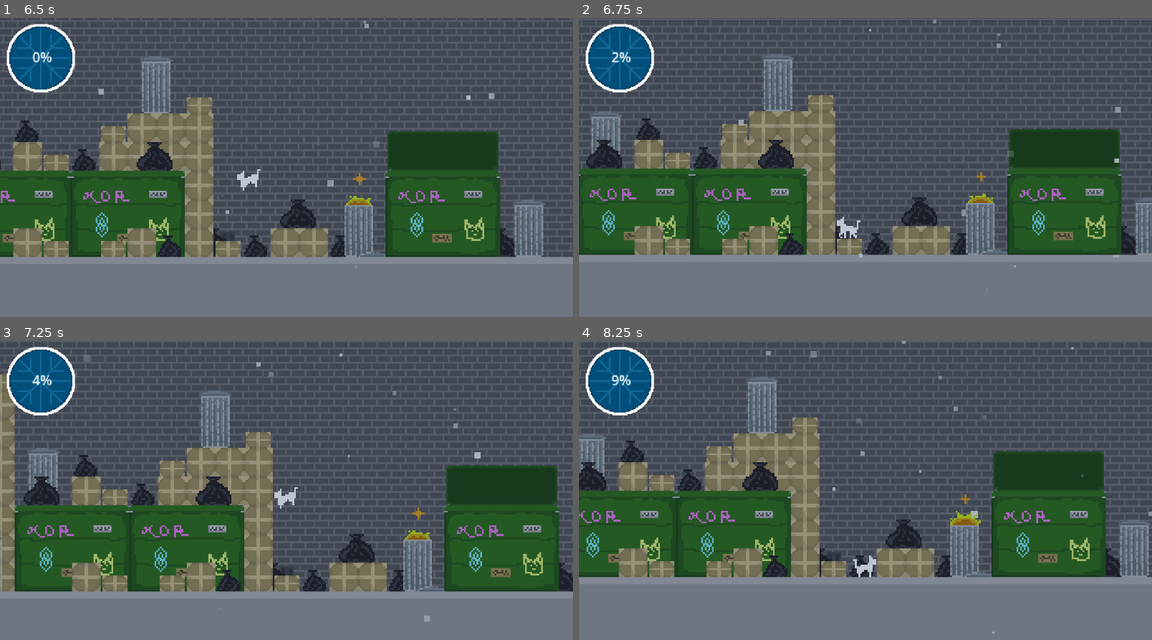
Above: before the commit, frames 1-4 (two rows, left to right).
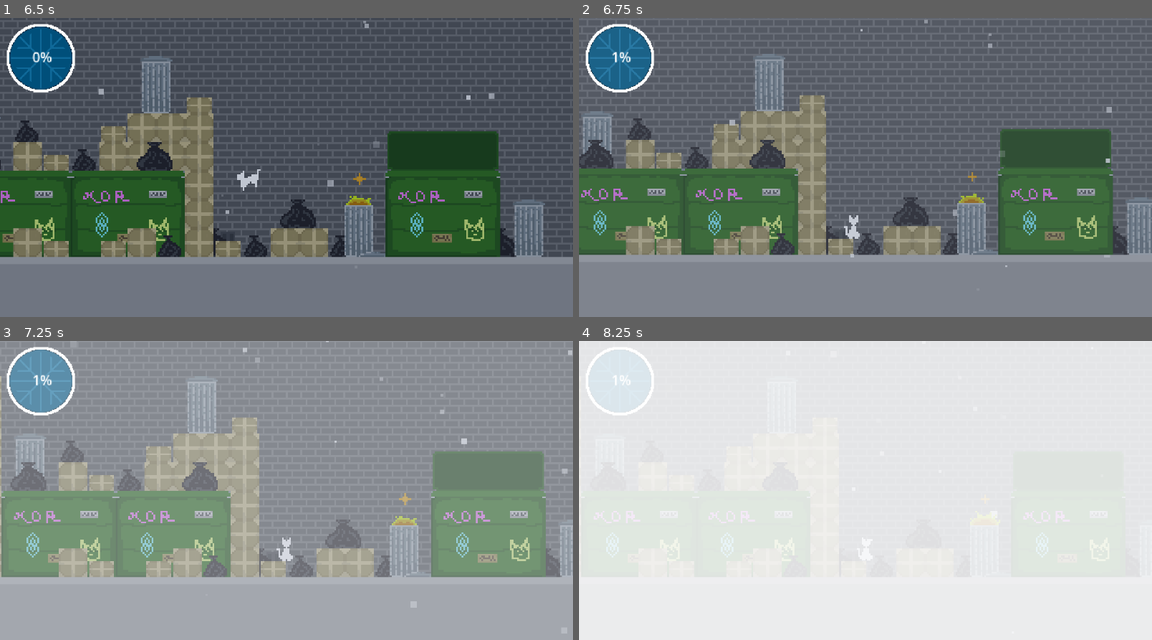
Above: after the commit, the same moments.

Repository: abby-hulka/cheesy-fish
Game: Godot game, scene res://scenes/game.tscn
Same seed, same stepped clock (60 frames per second), same inputs: the game is played once before the commit and once after it.
Inputs:
- Up to frame 1 (6.5 s): hold Right (move_right) 0.53-2.03 s; tap Space (jump) at 0.77, 1.52, 3.02, 3.77, 4.52, 6.02 s; hold Left (move_left) 2.03-2.78 s; hold Right (move_right) 2.78-4.28 s; tap R (reset) at 4.15 s; hold Left (move_left) 4.28-5.03 s; hold Right (move_right) 5.03-5.78 s; hold Left (move_left) from 5.78 s (still down)
- Up to frame 2 (6.75 s): keep holding Left (move_left)
- Up to frame 3 (7.25 s): keep holding Left (move_left); tap Space (jump) at 6.77 s
- Up to frame 4 (8.25 s): release Left (move_left) at 7.28 s; hold Right (move_right) from 7.28 s (still down); tap Space (jump) at 7.52 s

Frame 1 is identical in both runs. In frame 2, 24% of the frame differs, in the area x 0-100%, y 0-92%; in frame 3, 98%; in frame 4, 100%, in the area x 0-100%, y 0-100%.

Commit message:
Added wining cut scene

Diff:
--- /dev/null
+++ b/goal.gd
@@ -0,0 +1,23 @@
+extends Area2D
+
+@onready var white_screen = $CanvasLayer/ColorRect
+@onready var win_label = $CanvasLayer/ColorRect/Label
+
+# Called when the node enters the scene tree for the first time.
+func _ready() -> void:
+	# Hide the white screen and reset the text at the very start of the level
+	white_screen.modulate.a = 0.0
+	win_label.visible_ratio = 0.0
+
+func _on_body_entered(body: Node2D) -> void:
+	if "is_dead" in body:
+		body.is_dead = true
+		body.velocity = Vector2.ZERO
+		#body.set_physics_process(false)
+		body.set_process_input(false)
+		body.animated_sprite.play("idle")
+
+		var tween = create_tween() #tween animator
+
+		tween.tween_property(white_screen, "modulate:a", 1.0, 2.0)
+		tween.tween_property(win_label, "visible_ratio", 1.0, 2.0)
--- a/scenes/coin.tscn
+++ b/scenes/coin.tscn
@@ -1,8 +1,7 @@
-[gd_scene load_steps=21 format=3 uid="uid://db2y5eld64uur"]
+[gd_scene load_steps=20 format=3 uid="uid://db2y5eld64uur"]
 
 [ext_resource type="Script" path="res://scripts/coin.gd" id="1_0xpu6"]
 [ext_resource type="Texture2D" uid="uid://pe1r57rj65r3" path="res://assets/sprites/coin.png" id="1_4wi63"]
-[ext_resource type="AudioStream" uid="uid://de84sbakj7sbg" path="res://assets/sounds/coin.wav" id="3_clupx"]
 
 [sub_resource type="AtlasTexture" id="AtlasTexture_ok0ms"]
 atlas = ExtResource("1_4wi63")
@@ -210,7 +209,6 @@
 shape = SubResource("CircleShape2D_nmutw")
 
 [node name="PickupSound" type="AudioStreamPlayer2D" parent="."]
-stream = ExtResource("3_clupx")
 bus = &"SFX"
 
 [node name="AnimationPlayer" type="AnimationPlayer" parent="."]
--- a/scenes/game.tscn
+++ b/scenes/game.tscn
@@ -22,6 +22,7 @@
 [ext_resource type="Texture2D" uid="uid://wr1vqwpppktx" path="res://assets/sprites/sidewalk_tilesheet.png" id="12_gaie0"]
 [ext_resource type="PackedScene" uid="uid://cx3kmnjs2p3j7" path="res://scenes/sparkle.tscn" id="19_guq0w"]
 [ext_resource type="PackedScene" uid="uid://cd1u366lgjn3q" path="res://scenes/Campfire.tscn" id="21_suob1"]
+[ext_resource type="PackedScene" uid="uid://drf44xlr4wjjs" path="res://scenes/goal.tscn" id="23_m4it3"]
 
 [sub_resource type="TileSetAtlasSource" id="TileSetAtlasSource_4dcqy"]
 texture = ExtResource("12_gaie0")
@@ -375,4 +376,10 @@
 [node name="Campfire4" parent="Fires" instance=ExtResource("21_suob1")]
 position = Vector2(2146, -9)
 
+[node name="Goal" parent="." instance=ExtResource("23_m4it3")]
+position = Vector2(3483, -7)
+
+[node name="Goal2" parent="." instance=ExtResource("23_m4it3")]
+position = Vector2(-110, -22)
+
 [connection signal="cold_changed" from="Player" to="GameManager/CanvasLayer/Cold_meter" method="_on_player_cold_changed"]
--- /dev/null
+++ b/scenes/goal.tscn
@@ -0,0 +1,36 @@
+[gd_scene load_steps=3 format=3 uid="uid://drf44xlr4wjjs"]
+
+[ext_resource type="Script" path="res://goal.gd" id="1_75cqq"]
+
+[sub_resource type="RectangleShape2D" id="RectangleShape2D_q3dhr"]
+size = Vector2(20, 35)
+
+[node name="Goal" type="Area2D"]
+collision_mask = 2
+script = ExtResource("1_75cqq")
+
+[node name="CollisionShape2D" type="CollisionShape2D" parent="."]
+position = Vector2(0, -3.5)
+shape = SubResource("RectangleShape2D_q3dhr")
+
+[node name="CanvasLayer" type="CanvasLayer" parent="."]
+
+[node name="ColorRect" type="ColorRect" parent="CanvasLayer"]
+anchors_preset = 15
+anchor_right = 1.0
+anchor_bottom = 1.0
+grow_horizontal = 2
+grow_vertical = 2
+
+[node name="Label" type="Label" parent="CanvasLayer/ColorRect"]
+layout_mode = 0
+offset_left = 811.0
+offset_top = 402.0
+offset_right = 1090.0
+offset_bottom = 490.0
+theme_override_colors/font_color = Color(0, 0, 0, 1)
+theme_override_font_sizes/font_size = 64
+text = "You win !"
+horizontal_alignment = 1
+
+[connection signal="body_entered" from="." to="." method="_on_body_entered"]
Not shown: 1 places in scenes/game.tscn that only renumber resources
